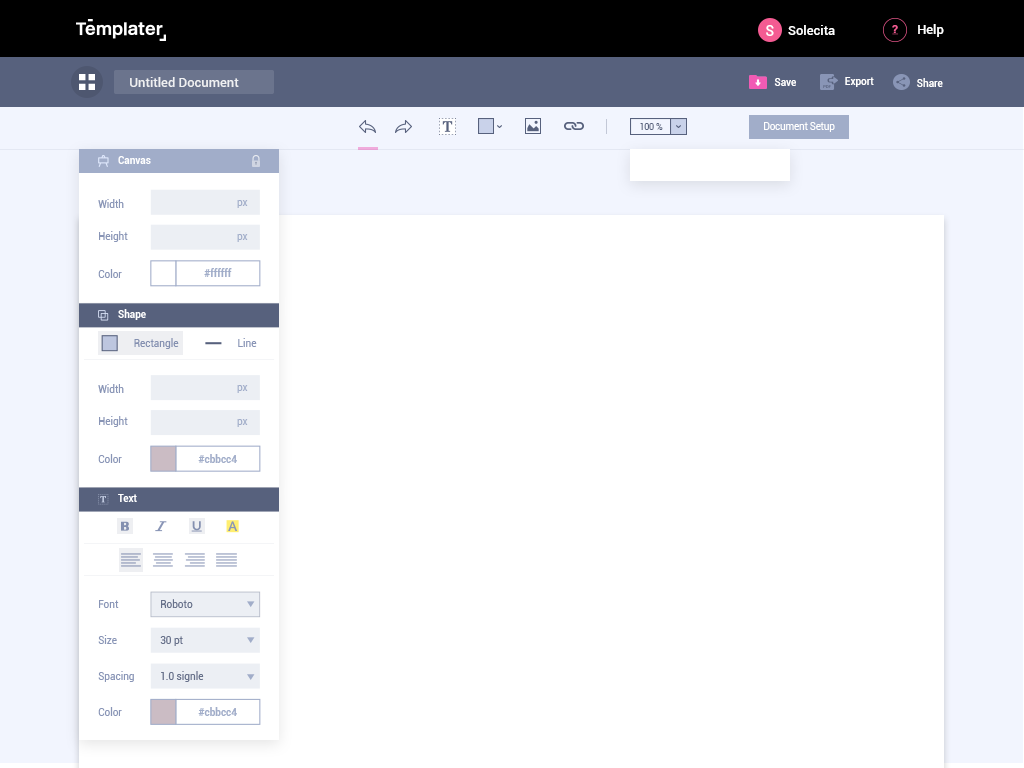
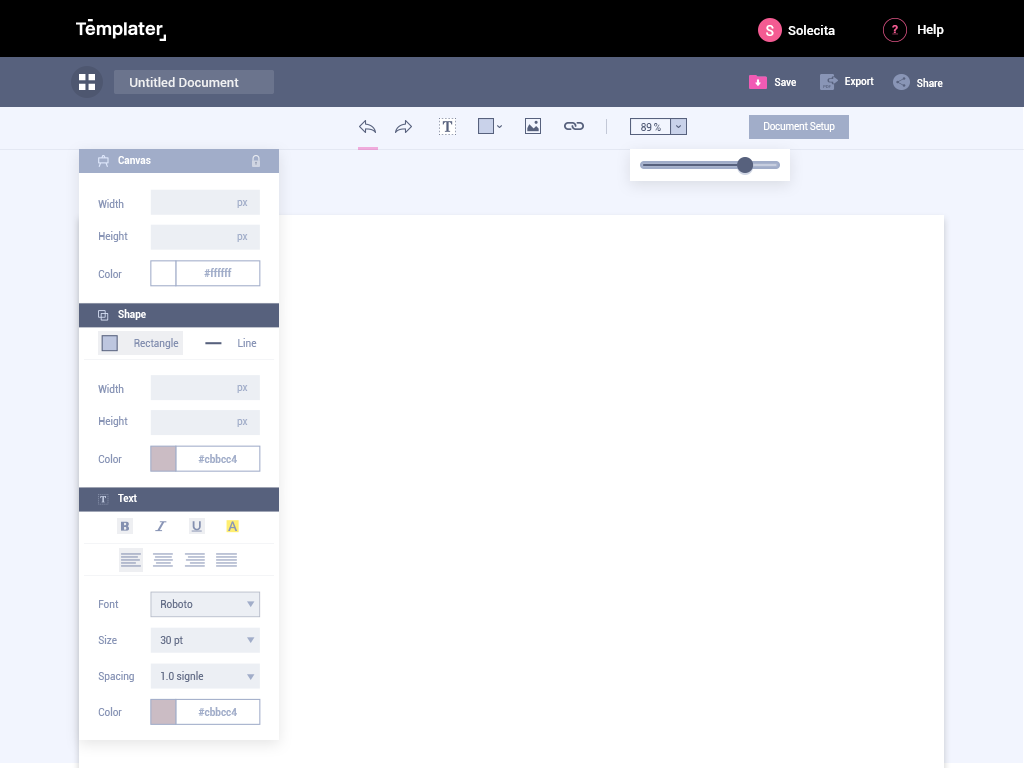
Layered file, before and after one edit (w=1024, h=768). Changes by layer:
added layer "Vector Smart Object" (1st of 7) above "shapes" over (x1=640, y1=157, x2=780, y2=175)
renamed "100 %" to "89 %", painted on it over (x1=640, y1=123, x2=663, y2=131)
